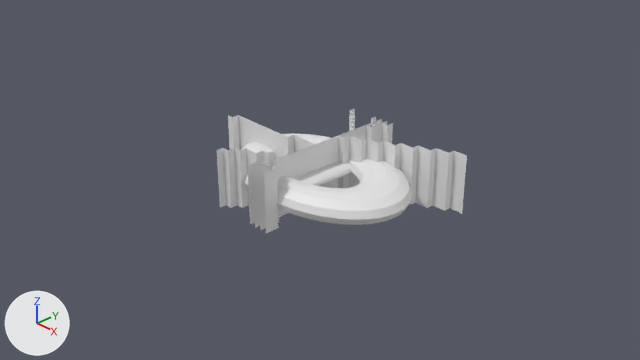
An edit to the Blender file blender/confused_pretzel.blend, drawn before and after from the same camera.
Both versions are drawn from the file's camera 'Camera'. Arrows for +X, +Y and +Z are at lower left; the lights stay in place.

Before the edit, the objects in view are built like this:
```python
me_confused_pretzel_finer_squished_ma0_004 = bpy.data.meshes.new('confused_pretzel_finer_squished-MA0.004')
me_confused_pretzel_finer_squished_ma0_004.from_pydata(...)  # 3328 vertices, 832 faces; spans x -1.06..1.14, y -1.49..1.51, z -0.35..0.45
me_cylinder = bpy.data.meshes.new('Cylinder')
me_cylinder.from_pydata(...)  # 748 vertices, 1500 faces; spans x -0.18..0.18, y -1.32..1.32, z -0.89..0.89
ob_confused_pretzel = bpy.data.objects.new('confused_pretzel', me_cylinder)
ob_confused_pretzel.location = (0.025, 0.0, 0.0)
ob_confused_pretzel.rotation_euler = (1.571, 1.571, 0.0)  # degrees (90, 90, 0)
ob_ma02 = bpy.data.objects.new('MA02', me_confused_pretzel_finer_squished_ma0_004)
ob_ma02.location = (0.0, 0.0, 0.0)
ob_ma02.rotation_euler = (0.0, 0.0, 1.571)  # degrees (0, 0, 90)
```
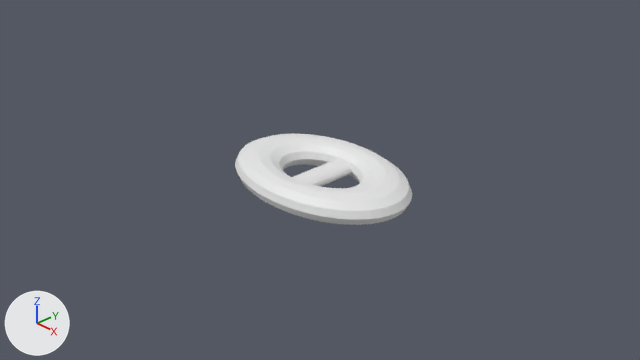
The change, as a list of edits to the scene's bpy script:
```text
Change ob_ma02:
    add ob_ma02.hide_set(True)
```

Pixel boxes (x1, y1, x2, y2) of what changed, in the pictures (640 x 360 px):
'MA02', hidden: before (217, 109, 467, 233)
